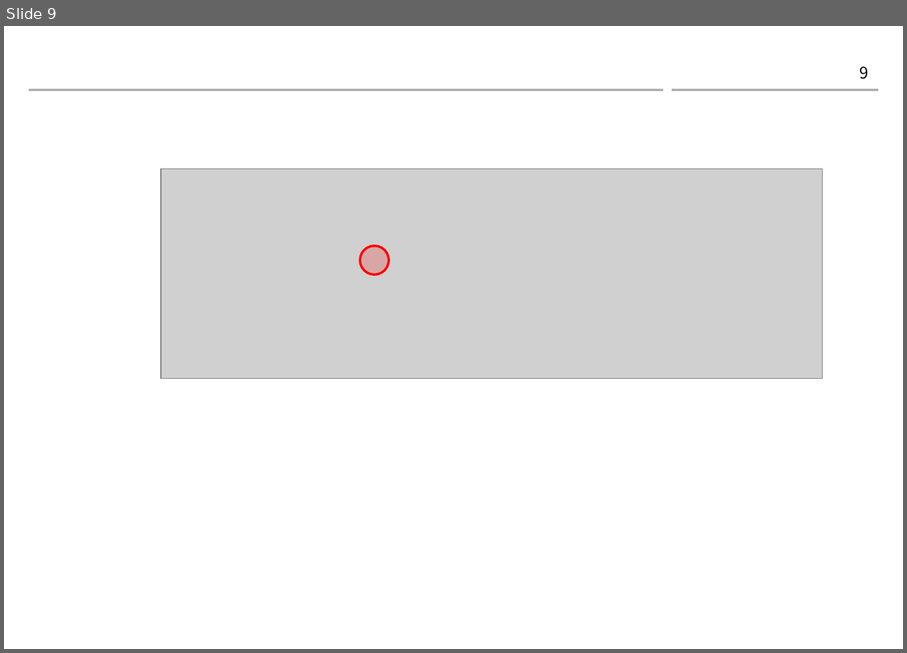
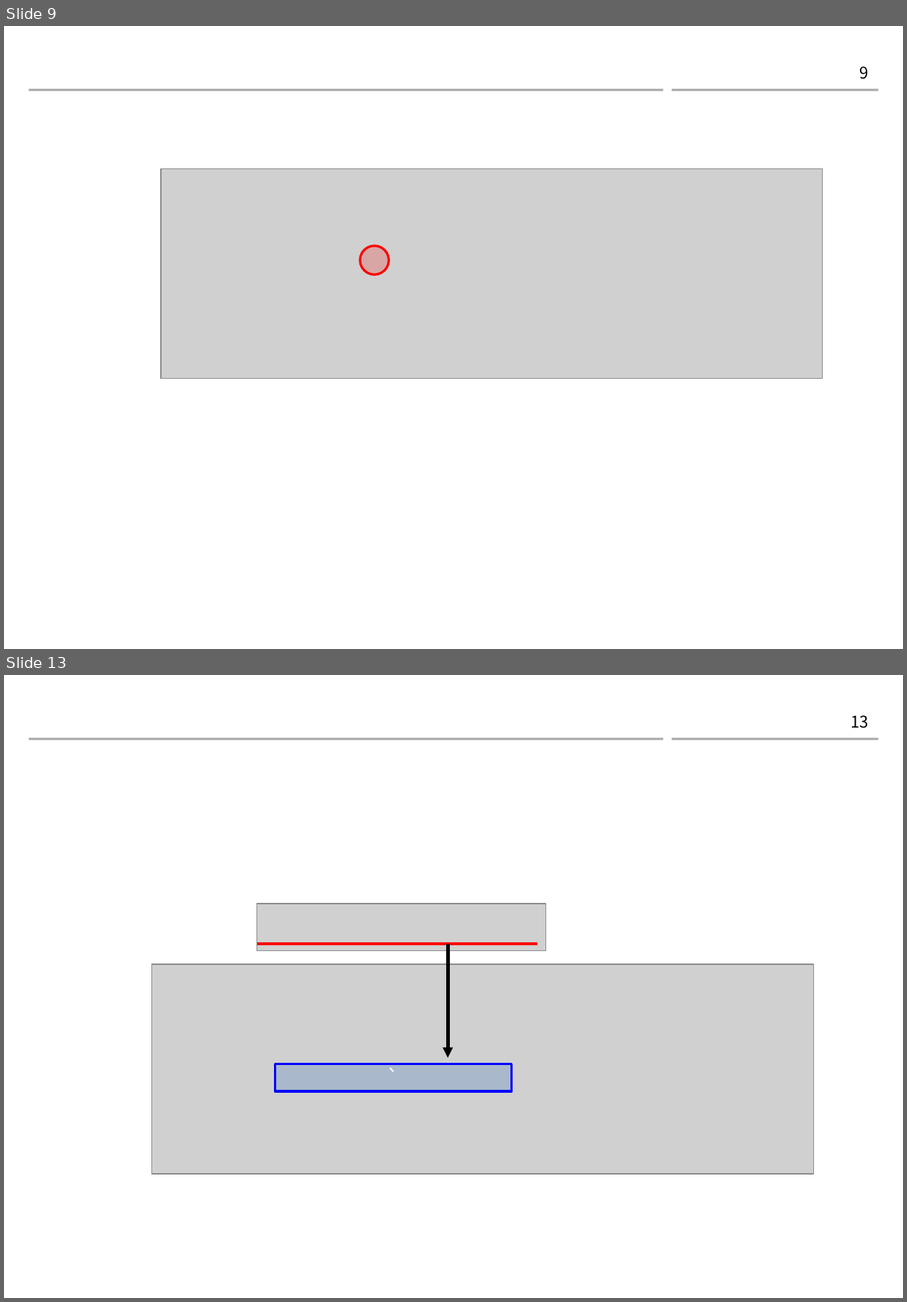
Before and after one commit to gaussian37/gaussian37.github.io, a slide deck: assets/img/autodrive/ose/bayes_filter/bayes_filter.pptx. Shown one above the other, each under a label of ours: slide 9 before the commit, slides 9 and 13 after it; the slides between them are not shown. The pictures are 907x653 and 907x1302 pixels, drawn with LibreOffice and Linux fonts; fonts in the diff are those of the drawing; grey boxes stand for pictures; background and template pictures are left out. Boxes give left, top, right and bottom in pixels: in the first picture for what was removed or moved away, otherwise in the second. Text is boxed around its words. In the diff, an @@ line names an element or a change of style, - is before the commit and + after.

```diff
--- a/assets/img/autodrive/ose/bayes_filter/bayes_filter.pptx
+++ b/assets/img/autodrive/ose/bayes_filter/bayes_filter.pptx
@@ slide 13 added at bbox=[4, 675, 903, 1298], background #FFFFFF; not listed: 2 template elements that a slide beside it also shows @@
@@ page number added at bbox=[851, 715, 869, 728], 14 pt, text #000000 @@
+13
@@ picture added at bbox=[257, 903, 546, 951] @@
@@ line added from (257, 944) to (538, 944), #FF0000 2.25 pt @@
@@ arrow added from (449, 944) to (449, 1058), #000000 3 pt @@
@@ picture added at bbox=[151, 964, 814, 1174] @@
@@ rectangle added at bbox=[276, 1063, 512, 1091], fill #4F81BD at 30% opacity, outline #0000FF 2 pt, 18 pt, text #FFFFFF @@
+`
```
Also in this commit, not shown: 3 other slides added, 1 slide removed, 8 other files.
